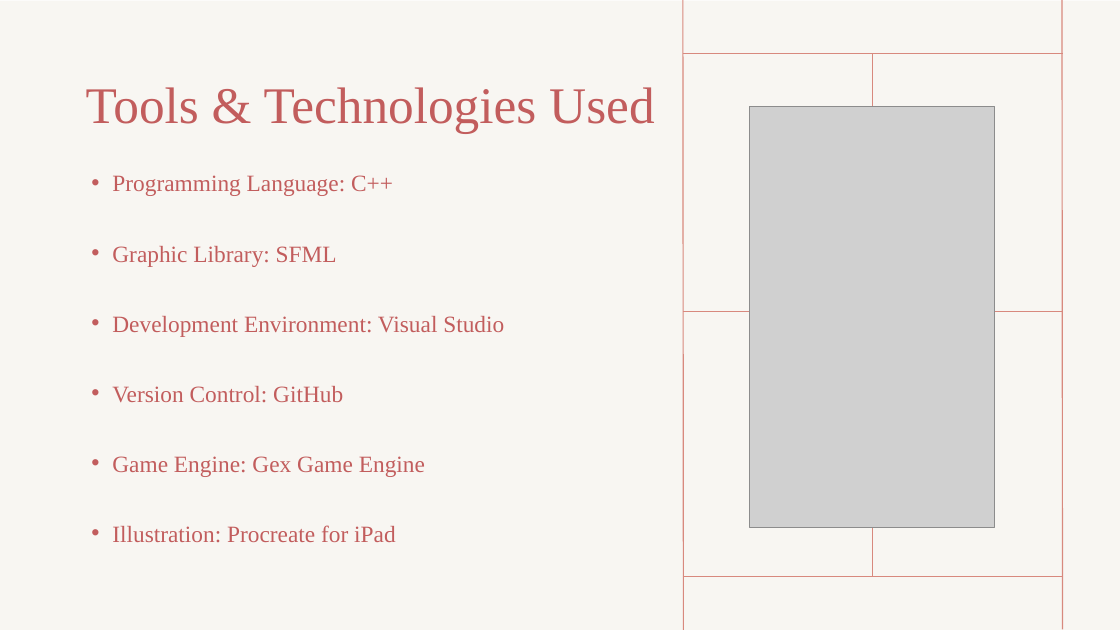
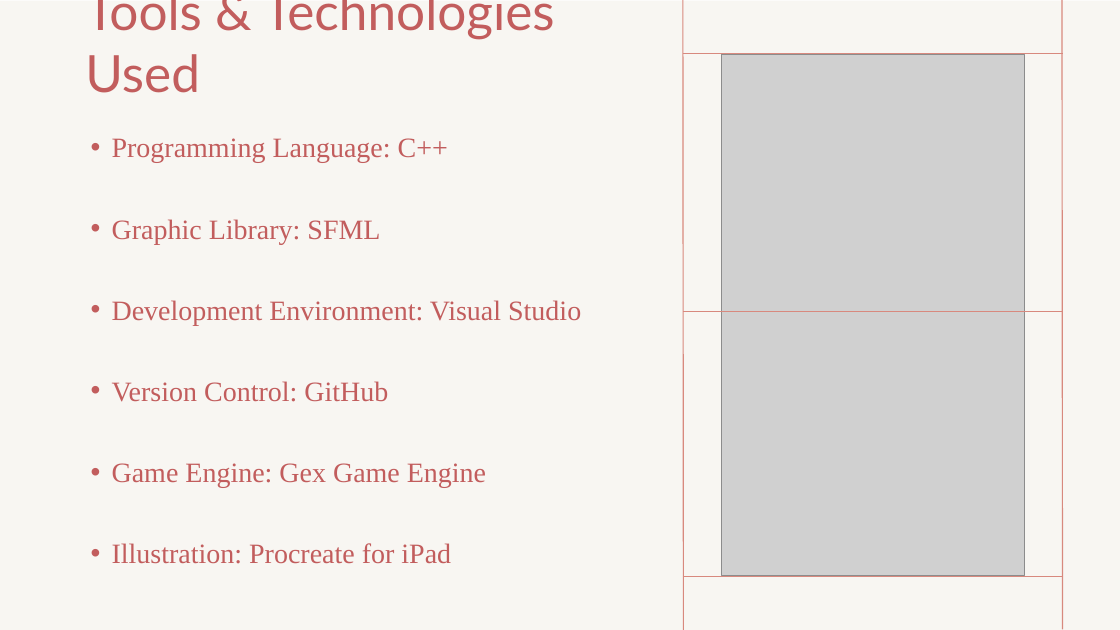
Before and after one commit to tuantranquang0607/GEx2025-Capstone-Project, a slide deck: slide 4 of Documents/Snappy Snake FINAL Presentation.pptx. Drawn at 1120x630 pixels with LibreOffice and Linux fonts; fonts in the diff are those of the drawing; grey boxes stand for pictures. Boxes give left, top, right and bottom in pixels: in the first picture for what was removed or moved away, otherwise in the second. Text is boxed around its words. In the diff, an @@ line names an element or a change of style, - is before the commit and + after.

```diff
--- a/Documents/Snappy Snake FINAL Presentation.pptx
+++ b/Documents/Snappy Snake FINAL Presentation.pptx
@@ text "Tools & Technologies Used" at bbox=[85, 0, 554, 93]: font Times New Roman to Lato; alignment centre to left @@
@@ picture: place and size @@
-picture at bbox=[750, 106, 996, 527]
+picture at bbox=[721, 54, 1024, 575]
@@ line removed from (873, 54) to (873, 576) @@
@@ text "Programming Language: C++": place and size @@
-text "Programming Language: C++" at bbox=[112, 175, 504, 542]
+text "Programming Language: C++" at bbox=[112, 138, 581, 564]
@@ text "Programming Language: C++" at bbox=[112, 138, 581, 564]: size 20 to 24 pt @@
```
Also in this commit, not shown: 2 other slides changed, 1 slide removed, 23 other files.
